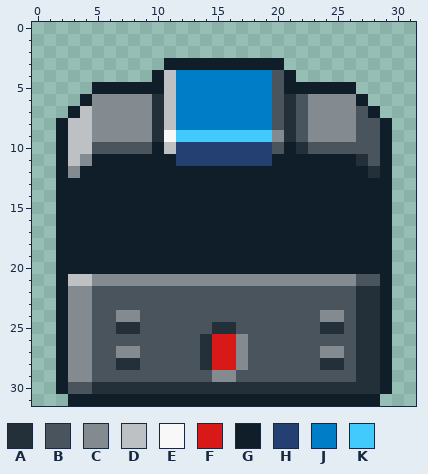
Two versions of one pixel-art file, Entities/Chest/Sprites/Chest_OPENED_C.aseprite. The picture above was drawn from the file before the commit.
32x32 pixels, 1 frame.
Palette (. is transparent): A #23303a  B #49545c  C #838b90  D #bec1c4  E #f8f8f8  F #d91818  G #101e29  H #243f72  J #007dc7  K #42cafd
Pixels before, first column x 2:
 3 .........GGGGGGGGGG.........
 4 ........GDJJJJJJJJBG........
 5 ...GGGGGGDJJJJJJJJBGGGGGG...
 6 ..GCCCCCADJJJJJJJJBABCCCCG..
 7 .GDCCCCCADJJJJJJJJBABCCCCBG.
 8 GDDCCCCCADJJJJJJJJBABCCCCBBG
 9 GDDCCCCCAEKKKKKKKKCABCCCCBBG
10 GDDBBBBBGDHHHHHHHHBGABBBBBBG
11 GDCGGGGGGGHHHHHHHHGGGGGGGABG
12 GCGGGGGGGGGGGGGGGGGGGGGGGGAG
13 GGGGGGGGGGGGGGGGGGGGGGGGGGGG
14 GGGGGGGGGGGGGGGGGGGGGGGGGGGG
15 GGGGGGGGGGGGGGGGGGGGGGGGGGGG
16 GGGGGGGGGGGGGGGGGGGGGGGGGGGG
17 GGGGGGGGGGGGGGGGGGGGGGGGGGGG
18 GGGGGGGGGGGGGGGGGGGGGGGGGGGG
19 GGGGGGGGGGGGGGGGGGGGGGGGGGGG
20 GGGGGGGGGGGGGGGGGGGGGGGGGGGG
21 GDDCCCCCCCCCCCCCCCCCCCCCCBBG
22 GCCBBBBBBBBBBBBBBBBBBBBBBAAG
23 GCCBBBBBBBBBBBBBBBBBBBBBBAAG
24 GCCBBCCBBBBBBBBBBBBBBBCCBAAG
25 GCCBBAABBBBBBAABBBBBBBAABAAG
26 GCCBBBBBBBBBAFFCBBBBBBBBBAAG
27 GCCBBCCBBBBBAFFCBBBBBBCCBAAG
28 GCCBBAABBBBBAFFCBBBBBBAABAAG
29 GCCBBBBBBBBBBCCBBBBBBBBBBAAG
30 GBBAAAAAAAAAAAAAAAAAAAAAAAAG
31 .GGGGGGGGGGGGGGGGGGGGGGGGGG.
And afterwards:
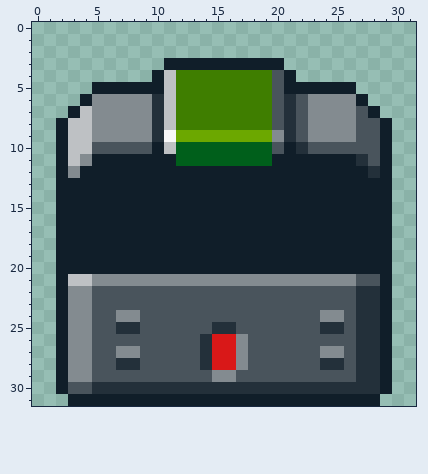
Changes in this commit:
colour H: #243f72 -> #005f1b
colour J: #007dc7 -> #3f7e00
colour K: #42cafd -> #6ca800
Boxes around the changes in both pictures, in picture pixels (x1, y1, x2, y2):
changed: (176, 70, 272, 166)
